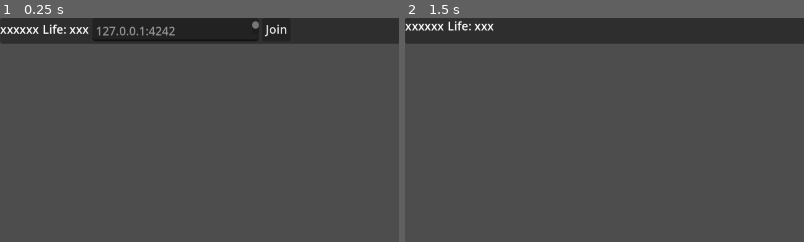
Above: before the commit, frames 1-2 (left to right).
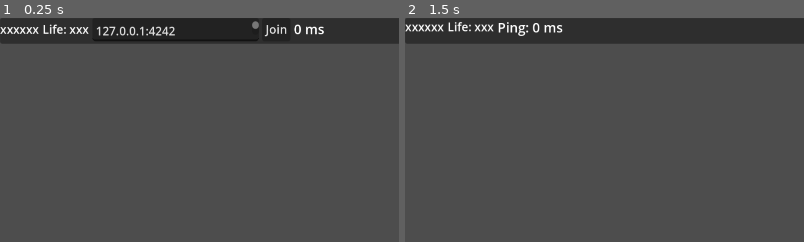
Above: after the commit, the same moments.

Repository: mrosati84/Godot-Multiplayer-Demo
Game: Godot game, scene res://world.tscn
The game is run twice, just before and just after one commit, with the same random seed, the same clock (stepped at 60 frames per second) and the same inputs. The engine's default icon, where the game draws it, is replaced by a stand-in: a white triangle on a blue panel in a dark square.
Inputs (mouse positions are % of the whole screen's width and height, from its top left):
- Up to frame 1 (0.25 s): no input
- Up to frame 2 (1.5 s): click "Join" at 0.5 s; tap Enter at 1.25 s; move the mouse to (72, 45) at 1.27 s; hold D (right) from 1.28 s (still down); click (72, 45) at 1.35 s
The pictures show only the part of the screen within x 0-50%, y 0-50%; the shares and areas given below are measured in that part.

The runs differ from the first frame. In frame 1, 0.5% of the frame differs, in the area x 24-82%, y 2-9%; in frame 2, 0.8%, in the area x 0-40%, y 1-9%.
Error before the commit: Invalid access of index '1' on a base object of type: 'PackedStringArray'. (res://autoload/network_manager.gd:29)

Commit message:
Added PING?PONG!

Diff:
--- a/autoload/network_manager.gd
+++ b/autoload/network_manager.gd
@@ -7,8 +7,9 @@
 
 @onready var spawn_point = get_node("/root/World/SpawnPoint")
 @onready var address = get_node("/root/World/UI/PanelContainer/GridContainer/Address")
-
 var players_list = []
+var ping_label
+var ping_timer
 
 func _ready():
 	# Start the server if Godot is passed the "--server" argument,
@@ -28,7 +29,38 @@
 		var address_parts = address.text.strip_edges().split(":")
 		peer.create_client(address_parts[0], int(address_parts[1]))
 
+		ping_timer = Timer.new()
+		ping_timer.set_wait_time(1.0) # 1 second delay
+		ping_timer.set_one_shot(false) # Execute cyclically
+		ping_timer.timeout.connect(_on_ping_timer_timeout)
+		add_child(ping_timer)
+
+		ping_timer.start()
+
+		ping_label = get_node("/root/World/UI/PanelContainer/GridContainer/Ping");
+		update_ping()
+
 	multiplayer.multiplayer_peer = peer
+
+func _on_ping_timer_timeout():
+	update_ping()
+
+func update_ping():
+	var start_time = Time.get_unix_time_from_datetime_string(Time.get_time_string_from_system())
+#	print("Ping?")
+	rpc_id(1, "return_ping", start_time)
+
+@rpc("any_peer", "call_local")
+func return_ping(received_start_time):
+	if multiplayer.is_server():
+		rpc_id(multiplayer.get_remote_sender_id(), "calculate_ping", received_start_time)
+
+@rpc("any_peer", "call_local")
+func calculate_ping(start_time):
+	var end_time = Time.get_unix_time_from_datetime_string(Time.get_time_string_from_system())
+	var ping = end_time - start_time
+	ping_label.text = "Ping: " + str(ping) + " ms"
+#	print("Pong!"+ str(ping) +"ms")
 
 func create_player(id):
 	# Instantiate a new player for this client.
--- a/ui.tscn
+++ b/ui.tscn
@@ -13,7 +13,7 @@
 
 [node name="GridContainer" type="GridContainer" parent="PanelContainer"]
 layout_mode = 2
-columns = 4
+columns = 6
 
 [node name="ID" type="Label" parent="PanelContainer/GridContainer"]
 layout_mode = 2
@@ -32,6 +32,7 @@
 custom_minimum_size = Vector2(200, 0)
 layout_mode = 2
 theme_override_font_sizes/font_size = 14
+text = "127.0.0.1:4242"
 placeholder_text = "127.0.0.1:4242"
 
 [node name="Join" type="Button" parent="PanelContainer/GridContainer"]
@@ -45,6 +46,10 @@
 visible = false
 layout_mode = 2
 text = "Restart"
+
+[node name="Ping" type="Label" parent="PanelContainer/GridContainer"]
+layout_mode = 2
+text = "0 ms"
 
 [node name="Players" type="MarginContainer" parent="."]
 anchors_preset = 11
